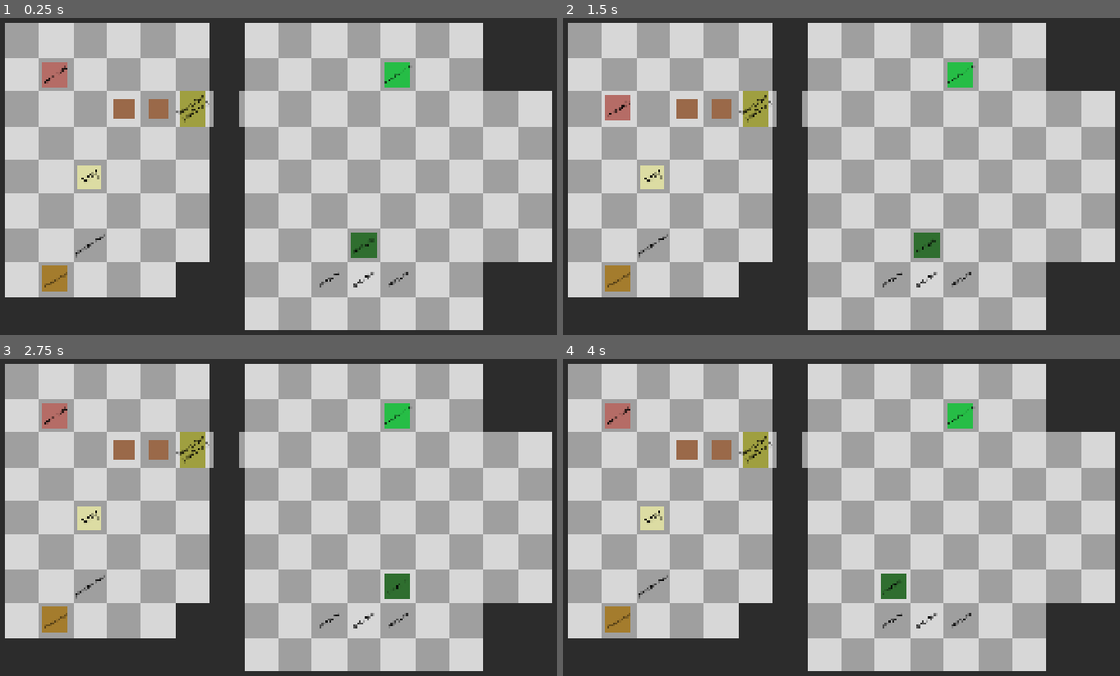
Above: before the commit, frames 1-4 (two rows, left to right).
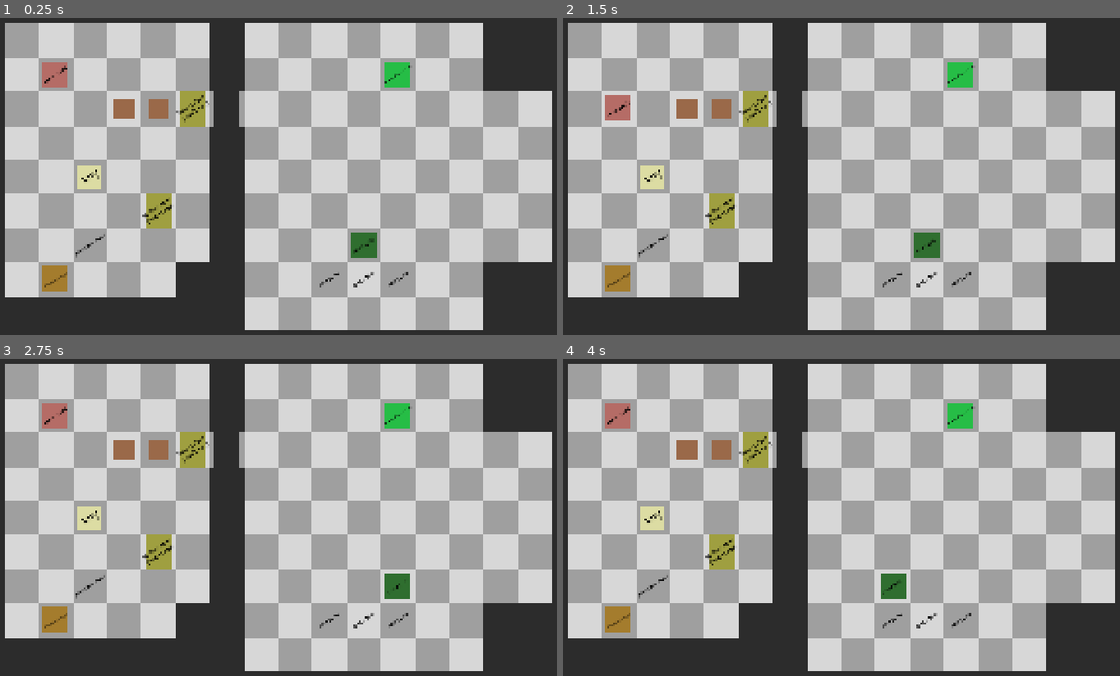
Above: after the commit, the same moments.

Repository: somestufz/GDS-Game-Jam-Repo
Game: Godot game, scene res://scenes/main/levels/level_1.tscn
Same seed, same stepped clock (60 frames per second), same inputs: the game is played once before the commit and once after it. This scene is started directly instead of the project's main scene.
Inputs (mouse positions are in pixels of both pictures, inside the frame that each line leads up to):
- Up to frame 1 (0.25 s): no input
- Up to frame 2 (1.5 s): tap Enter at 0.5 s; move the mouse to (969, 154) at 0.52 s; hold D (move_right) 0.53-1.28 s; tap Space (ability) at 0.6 s; click (969, 154) at 0.67 s; tap R (restart) at 1.25 s; move the mouse to (696, 192) at 1.27 s; hold S (move_down) from 1.28 s (still down); tap Shift (shift) at 1.35 s
- Up to frame 3 (2.75 s): tap R (restart) at 2 s; move the mouse to (328, 435) at 2.02 s; release S (move_down) at 2.03 s; hold D (move_right) from 2.03 s (still down); tap Z (undo) at 2.1 s
- Up to frame 4 (4 s): tap R (restart) at 2.75, 3.5 s; move the mouse to (796, 587) at 2.77 s; release D (move_right) at 2.78 s; hold W (move_up) 2.78-3.53 s; tap Space (ability) at 2.85 s; click (796, 587) at 2.92 s; move the mouse to (1025, 571) at 3.52 s; hold A (move_left) from 3.53 s (still down); tap Shift (shift) at 3.6 s

The runs differ from the first frame. In frame 1, 0.5% of the frame differs, in the area x 25-31%, y 55-67%; in frame 2, 0.5%; in frame 3, 0.5%; in frame 4, 0.5%.

Commit message:
muted players cus annoying

Diff:
--- a/Main/Sokoban/scenes/entity/locked_door.gd
+++ b/Main/Sokoban/scenes/entity/locked_door.gd
@@ -11,3 +11,6 @@
 
 func move_anim(vector_change):
 	pass
+
+func push_extra_check(collider):
+	return false
--- a/Main/Sokoban/scenes/entity/player.gd
+++ b/Main/Sokoban/scenes/entity/player.gd
@@ -75,4 +75,4 @@
 
 func play_audio():
 	audio_stream_player.stream = audio_clips[randi() % len(audio_clips)]
-	audio_stream_player.play()
+	#audio_stream_player.play()
--- a/Main/Sokoban/scenes/interactables/plate_door.gd
+++ b/Main/Sokoban/scenes/interactables/plate_door.gd
@@ -25,6 +25,9 @@
 	pressed = true
 	pressed_counter += 1
 
+	#play_audio()
+
+
 func item_entered(body : Node2D) -> void:
 	pressed = true
 	pressed_counter += 1
@@ -42,8 +45,6 @@
 func _on_block_area_body_entered(body: Node2D) -> void:
 	if body is Entity:
 		blocking_counter += 1
-		play_audio()
-
 func _on_block_area_body_exited(body: Node2D) -> void:
 	if body is Entity:
 		blocking_counter -= 1
--- a/Main/Sokoban/scenes/interactables/plate_door.tscn
+++ b/Main/Sokoban/scenes/interactables/plate_door.tscn
@@ -4,6 +4,7 @@
 [ext_resource type="Texture2D" uid="uid://cfsovkrj48qwm" path="res://assets/bin/pressurePlatePixelText.png" id="2_ssuha"]
 [ext_resource type="Script" uid="uid://b0u1jls38r781" path="res://scenes/interactables/plate_door.gd" id="2_ufra8"]
 [ext_resource type="Texture2D" uid="uid://cslbpytwptx4i" path="res://assets/bin/greyerSquare.png" id="3_efuvt"]
+[ext_resource type="AudioStream" uid="uid://i2dywjmglxf6" path="res://assets/audio/sfx/swish-7.wav" id="5_tlqnk"]
 
 [sub_resource type="RectangleShape2D" id="RectangleShape2D_ow5a4"]
 size = Vector2(90, 90)
@@ -39,5 +40,8 @@
 [node name="CollisionShape2D" type="CollisionShape2D" parent="DoorJoint/BlockArea" index="0" unique_id=1633908533]
 shape = SubResource("RectangleShape2D_xrfel")
 
+[node name="AudioPlayer" parent="." index="3" unique_id=1354276645]
+stream = ExtResource("5_tlqnk")
+
 [connection signal="body_entered" from="DoorJoint/BlockArea" to="." method="_on_block_area_body_entered"]
 [connection signal="body_exited" from="DoorJoint/BlockArea" to="." method="_on_block_area_body_exited"]
--- a/Main/Sokoban/scenes/main/levels/level_1.tscn
+++ b/Main/Sokoban/scenes/main/levels/level_1.tscn
@@ -49,3 +49,6 @@
 
 [node name="LockedDoor" parent="Entities/Items" parent_id_path=PackedInt32Array(115791320) index="3" unique_id=144733436 instance=ExtResource("9_41m8q")]
 position = Vector2(750, 350)
+
+[node name="LockedDoor2" parent="Entities/Items" parent_id_path=PackedInt32Array(115791320) index="4" unique_id=633986252 instance=ExtResource("9_41m8q")]
+position = Vector2(650, 650)
Not shown, added: Main/Sokoban/assets/audio/sfx/swish-7.wav.import
Not shown, added: Main/Sokoban/assets/audio/sfx/swish-7.wav
